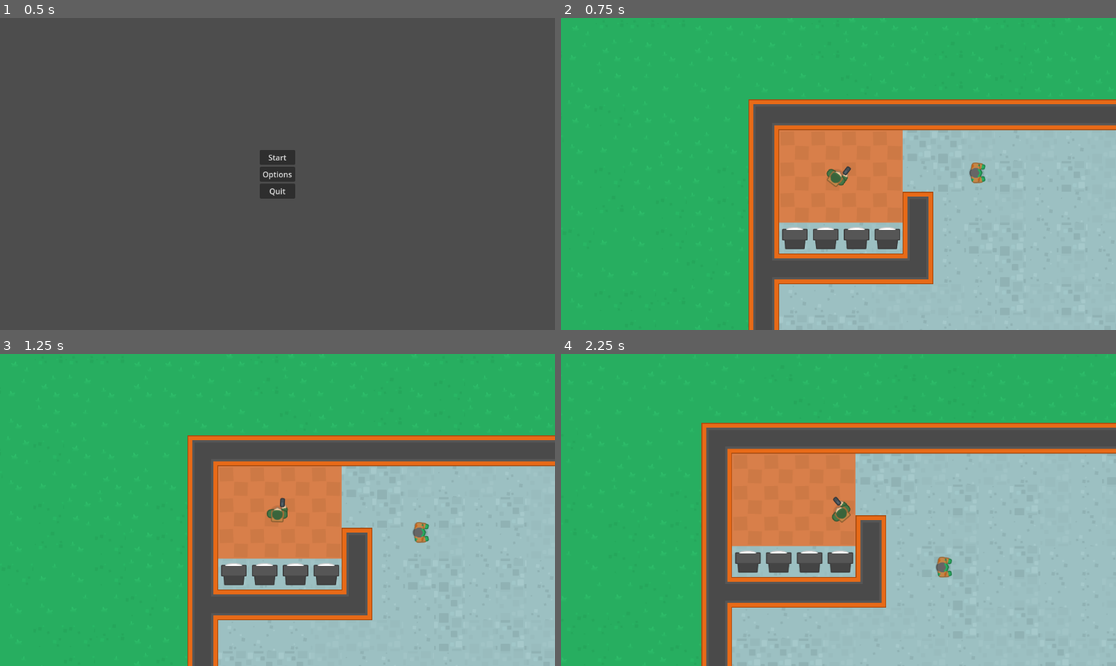
Above: before the commit, frames 1-4 (two rows, left to right).
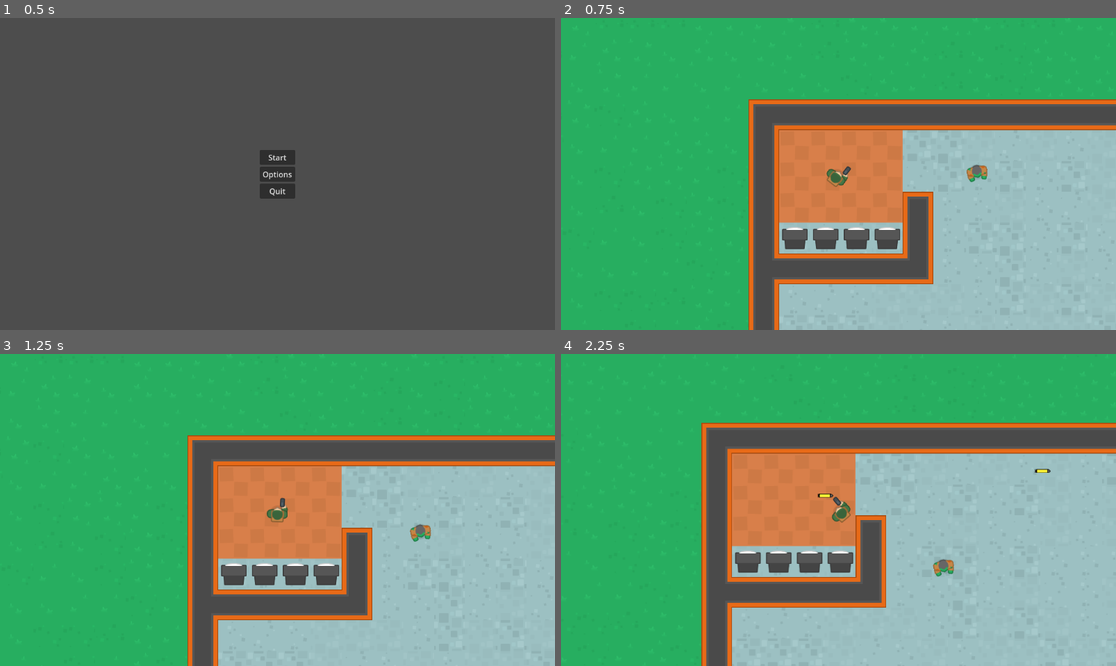
Above: after the commit, the same moments.

Repository: hamzissa/My-Project
Game: Godot game, scene res://Scenes/menu/menu.tscn
The game is run twice, just before and just after one commit, with the same random seed, the same clock (stepped at 60 frames per second) and the same inputs.
Inputs (mouse positions are in pixels of both pictures, inside the frame that each line leads up to):
- Up to frame 1 (0.5 s): no input
- Up to frame 2 (0.75 s): click "Start" at 0.5 s
- Up to frame 3 (1.25 s): no input
- Up to frame 4 (2.25 s): move the mouse to (960, 494) at 1.27 s; hold D (right) 1.28-2.03 s; click (960, 494) at 1.35 s; move the mouse to (727, 525) at 2.02 s; hold S (down) from 2.03 s (still down); click (727, 525) at 2.1 s

Frame 1 is identical in both runs. In frame 2, 0.2% of the frame differs, in the area x 73-77%, y 46-54%; in frame 3, 0.2%; in frame 4, 0.3%, in the area x 46-89%, y 36-72%.

Commit message:
firing bullets

Diff:
--- /dev/null
+++ b/my project/Scenes/bullet/bullet.gd
@@ -0,0 +1,12 @@
+extends Area2D
+
+@export var speed = 10
+var direction = Vector2.ZERO
+
+func _physics_process(delta: float) -> void:
+	if direction != Vector2.ZERO:
+		var velocity = direction * speed
+		global_position += velocity
+
+func set_direction(direction: Vector2):
+	self.direction = direction
--- /dev/null
+++ b/my project/Scenes/bullet/bullet.tscn
@@ -0,0 +1,16 @@
+[gd_scene load_steps=4 format=3 uid="uid://bh3hkofvbmr44"]
+
+[ext_resource type="Texture2D" uid="uid://cyfbj4fstbku0" path="res://assets 2/images/bullet_icon.png" id="1_2nlv6"]
+[ext_resource type="Script" path="res://Scenes/bullet/bullet.gd" id="1_hfsat"]
+
+[sub_resource type="RectangleShape2D" id="RectangleShape2D_mlakf"]
+size = Vector2(32, 10)
+
+[node name="bullet" type="Area2D"]
+script = ExtResource("1_hfsat")
+
+[node name="CollisionShape2D" type="CollisionShape2D" parent="."]
+shape = SubResource("RectangleShape2D_mlakf")
+
+[node name="Sprite2D" type="Sprite2D" parent="."]
+texture = ExtResource("1_2nlv6")
--- /dev/null
+++ b/my project/Scenes/bullet_manager/bullet_manager.gd
@@ -0,0 +1,7 @@
+extends Node2D
+
+func handle_bullet_spawned(bullet,position, direction):
+	printerr("handle_bullet_spawned")
+	add_child(bullet)
+	bullet.global_position = position
+	bullet.set_direction(direction)
--- a/my project/Scenes/map/map.gd
+++ b/my project/Scenes/map/map.gd
@@ -2,10 +2,14 @@
 
 var ai_scene: PackedScene = preload("res://Scenes/zombie/zombie.tscn")
 var spawn_area = Rect2(500, 500, 1000, 1000) # Define the area where AI can spawn
-
+@onready var bullet_manager =$bullet_manager
+@onready var player = $bullet_manager
 func _ready() -> void:
 	randomize();
+	$player.connect("player_fired_bullet", bullet_manager.handle_bullet_spawned,1)
+	#player.player_fired_bullet.connect("player_fired_bullet", bullet_manager,"handle_bullet_spawned")
 	for i in range(10): spawn_ai()
+
 
 func spawn_ai():
 	var random_position = Vector2(
--- a/my project/Scenes/map/map.tscn
+++ b/my project/Scenes/map/map.tscn
@@ -9,6 +9,7 @@
 [ext_resource type="Texture2D" uid="uid://butgif2tv0j3o" path="res://assets 2/spritesheets/playeholder_tiles_64.png" id="6_mkaqf"]
 [ext_resource type="PackedScene" uid="uid://5jcwukxxvkn4" path="res://Scenes/player/player.tscn" id="7_15yd8"]
 [ext_resource type="PackedScene" uid="uid://d4mium4bjbfxp" path="res://Scenes/zombie/zombie.tscn" id="8_dyws6"]
+[ext_resource type="Script" path="res://Scenes/bullet_manager/bullet_manager.gd" id="10_305pp"]
 
 [sub_resource type="TileSetAtlasSource" id="TileSetAtlasSource_gtrpg"]
 texture = ExtResource("1_oqr8n")
@@ -398,5 +399,8 @@
 
 [node name="Polygon2D" type="Polygon2D" parent="NavigationRegion2D" groups=["nav_reigon"]]
 position = Vector2(20, -4)
-color = Color(1, 1, 1, 0.368627)
+color = Color(1, 1, 1, 0)
 polygon = PackedVector2Array(983, 883, 1531, 875, 1535, 1195, 983, 1191)
+
+[node name="bullet_manager" type="Node2D" parent="."]
+script = ExtResource("10_305pp")
--- a/my project/Scenes/player/player.gd
+++ b/my project/Scenes/player/player.gd
@@ -1,8 +1,14 @@
 extends CharacterBody2D
+
+
+
 class_name player
 #speed of player and mouse speed
 const speed: float = 130.0
 const mouse_speed = 5
+@export var bullet :PackedScene
+@onready var end_of_gun = $EndOfGun
+signal player_fired_bullet(bullet,position, direction)
 
 #direction mouse is pointing towards
 var mouse_direct
@@ -31,3 +37,19 @@
 	velocity = input.normalized() * speed
 	#direction of mouse
 	mouse_direct = (get_global_mouse_position() - global_position).angle()
+
+func _unhandled_input(event):
+	if event.is_action_released("shoot"):
+		printerr("click")
+		shoot()
+
+
+func shoot():
+	var bullet_instance = bullet.instantiate()
+	#add_child(bullet_instance)
+	printerr("shoot")
+	#bullet_instance.global_position = end_of_gun.global_position
+	var target = get_global_mouse_position()
+	var direction_to_mouse = end_of_gun.global_position.direction_to(target).normalized()
+	#bullet_instance.set_direction(direction_to_mouse)
+	emit_signal("player_fired_bullet", bullet_instance, end_of_gun.global_position,direction_to_mouse)
--- a/my project/Scenes/player/player.tscn
+++ b/my project/Scenes/player/player.tscn
@@ -1,7 +1,8 @@
-[gd_scene load_steps=4 format=3 uid="uid://5jcwukxxvkn4"]
+[gd_scene load_steps=5 format=3 uid="uid://5jcwukxxvkn4"]
 
 [ext_resource type="Script" path="res://Scenes/player/player.gd" id="1_we51r"]
 [ext_resource type="Texture2D" uid="uid://ct7xj1l5r2yae" path="res://assets 2/images/soldier1_gun.png" id="2_n1pja"]
+[ext_resource type="PackedScene" uid="uid://bh3hkofvbmr44" path="res://Scenes/bullet/bullet.tscn" id="2_p0o48"]
 
 [sub_resource type="CapsuleShape2D" id="CapsuleShape2D_n31of"]
 radius = 16.0
@@ -9,6 +10,7 @@
 
 [node name="player" type="CharacterBody2D" groups=["player"]]
 script = ExtResource("1_we51r")
+bullet = ExtResource("2_p0o48")
 
 [node name="Sprite2D" type="Sprite2D" parent="."]
 texture = ExtResource("2_n1pja")
@@ -18,3 +20,6 @@
 shape = SubResource("CapsuleShape2D_n31of")
 
 [node name="Camera2D" type="Camera2D" parent="."]
+
+[node name="EndOfGun" type="Marker2D" parent="."]
+position = Vector2(27, 10)
--- a/my project/Scenes/zombie/AI.gd
+++ b/my project/Scenes/zombie/AI.gd
@@ -43,7 +43,7 @@
 
 
 func _on_patrol_timer_timeout():
-	printerr("test")
+	#printerr("test")
 	var patrol_range_min = 600
 	var patrol_range_max = 2100
 	var random_x = randi_range(patrol_range_min, patrol_range_max) # Replace with function body.
@@ -65,10 +65,12 @@
 					_on_patrol_timer_timeout()
 				#patrol_timer.start()
 				if actor.global_position.distance_to(patrol_location) < 5:
-					printerr("3")
+					#printerr("3")
 					patrol_location_reached = true
 					actor_velocity = Vector2.ZERO
 					patrol_timer.start()
+				if actor.velocity.length_squared() > 0:
+					actor.rotation = actor.velocity.angle()
 			else:
 				_on_patrol_timer_timeout()
 				patrol_location_reached = false
--- a/my project/project.godot
+++ b/my project/project.godot
@@ -41,7 +41,7 @@
 "events": [Object(InputEventKey,"resource_local_to_scene":false,"resource_name":"","device":-1,"window_id":0,"alt_pressed":false,"shift_pressed":false,"ctrl_pressed":false,"meta_pressed":false,"pressed":false,"keycode":0,"physical_keycode":68,"key_label":0,"unicode":100,"echo":false,"script":null)
 ]
 }
-set_target={
+shoot={
 "deadzone": 0.5,
 "events": [Object(InputEventMouseButton,"resource_local_to_scene":false,"resource_name":"","device":-1,"window_id":0,"a …(253 unchanged characters)…
 ]
Not shown: 1 places in my project/Scenes/map/map.tscn that only renumber resources
